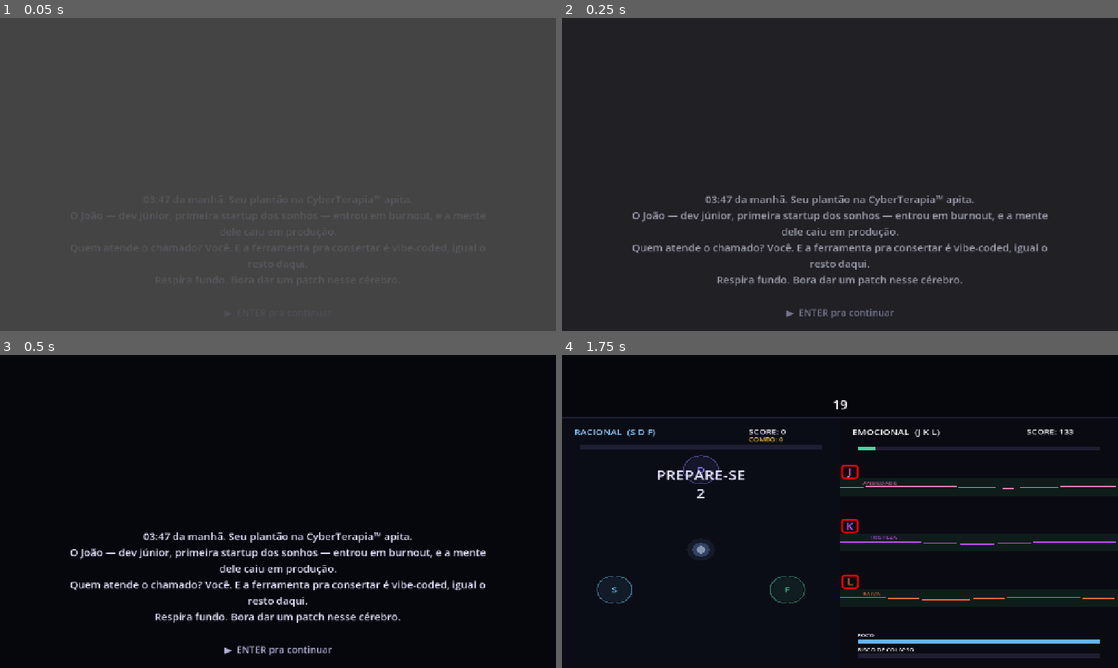
Above: before the commit, frames 1-4 (two rows, left to right).
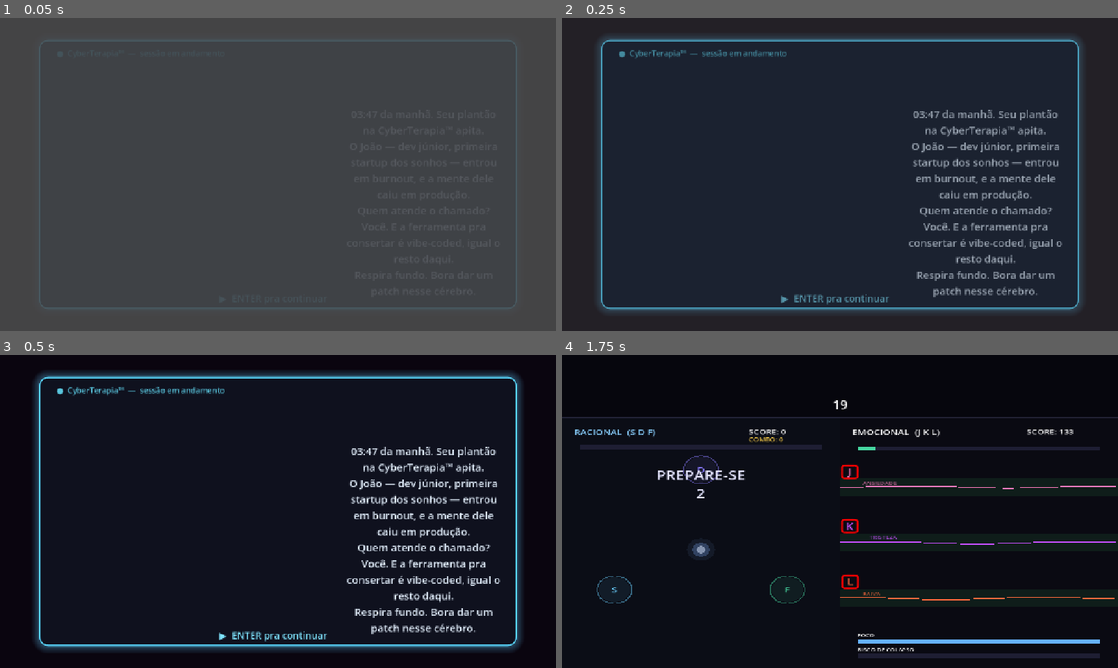
Above: after the commit, the same moments.

Repository: joaopedrogiancolidev/Gamejam42
Game: Godot game, scene res://scenes/Lore1.tscn
Same seed, same stepped clock (60 frames per second), same inputs: the game is played once before the commit and once after it. This scene is started directly instead of the project's main scene. Sound files missing from this copy of the repository are replaced by a short silence.
Inputs:
- Up to frame 1 (0.05 s): no input
- Up to frame 2 (0.25 s): no input
- Up to frame 3 (0.5 s): no input
- Up to frame 4 (1.75 s): tap Enter at 0.5 s; hold D 0.53-1.28 s; tap J at 0.6 s; tap Space at 0.77, 1.52 s; hold S from 1.28 s (still down); tap K at 1.35 s

The runs differ from the first frame. In frame 1, 1.2% of the frame differs, in the area x 7-93%, y 7-93%; in frame 2, 12%; in frame 3, 14%, in the area x 6-94%, y 5-96%; in frame 4, nothing differs.

Commit message:
🚧 wip testando lore

Diff:
--- a/scenes/CardLore.tscn
+++ b/scenes/CardLore.tscn
@@ -1,6 +1,20 @@
-[gd_scene load_steps=2 format=3]
+[gd_scene load_steps=3 format=3]
 
 [ext_resource type="Script" path="res://scripts/CardLore.gd" id="1_card"]
+
+[sub_resource type="StyleBoxFlat" id="StyleBoxFlat_tela"]
+bg_color = Color(0.05, 0.05, 0.1, 0.92)
+border_width_left = 3
+border_width_top = 3
+border_width_right = 3
+border_width_bottom = 3
+border_color = Color(0.35, 0.85, 1, 1)
+corner_radius_top_left = 20
+corner_radius_top_right = 20
+corner_radius_bottom_right = 20
+corner_radius_bottom_left = 20
+shadow_color = Color(0.4, 0.8, 1, 0.3)
+shadow_size = 18
 
 [node name="CardLore" type="Node2D"]
 script = ExtResource("1_card")
@@ -8,12 +22,29 @@
 [node name="Fundo" type="ColorRect" parent="."]
 offset_right = 1280.0
 offset_bottom = 720.0
-color = Color(0.0235, 0.0235, 0.051, 1)
+color = Color(0.04, 0.02, 0.06, 1)
+
+[node name="Monitor" type="Panel" parent="."]
+offset_left = 90.0
+offset_top = 50.0
+offset_right = 1190.0
+offset_bottom = 670.0
+theme_override_styles/panel = SubResource("StyleBoxFlat_tela")
+
+[node name="Header" type="Label" parent="."]
+offset_left = 130.0
+offset_top = 68.0
+offset_right = 1150.0
+offset_bottom = 96.0
+theme_override_colors/font_color = Color(0.4, 0.9, 1, 0.85)
+theme_override_font_sizes/font_size = 18
+text = "●  CyberTerapia™  —  sessão em andamento"
 
 [node name="Imagem" type="TextureRect" parent="."]
-offset_top = 40.0
-offset_right = 1280.0
-offset_bottom = 430.0
+offset_left = 150.0
+offset_top = 112.0
+offset_right = 1130.0
+offset_bottom = 400.0
 expand_mode = 1
 stretch_mode = 5
 
@@ -22,21 +53,22 @@
 offset_bottom = 720.0
 
 [node name="Texto" type="Label" parent="Conteudo"]
-offset_left = 160.0
-offset_top = 458.0
-offset_right = 1120.0
-offset_bottom = 610.0
-theme_override_colors/font_color = Color(0.9, 0.9, 1, 1)
-theme_override_font_sizes/font_size = 26
+offset_left = 150.0
+offset_top = 416.0
+offset_right = 1130.0
+offset_bottom = 606.0
+theme_override_colors/font_color = Color(0.9, 0.95, 1, 1)
+theme_override_font_sizes/font_size = 24
 text = "Texto da lore aqui..."
 horizontal_alignment = 1
 autowrap_mode = 3
 
 [node name="Continuar" type="Label" parent="Conteudo"]
-offset_top = 650.0
-offset_right = 1280.0
-offset_bottom = 690.0
-theme_override_colors/font_color = Color(0.7, 0.7, 0.85, 1)
+offset_left = 150.0
+offset_top = 616.0
+offset_right = 1130.0
+offset_bottom = 654.0
+theme_override_colors/font_color = Color(0.5, 0.9, 1, 1)
 theme_override_font_sizes/font_size = 22
 text = "▶  ENTER pra continuar"
 horizontal_alignment = 1
--- a/scenes/Lore1.tscn
+++ b/scenes/Lore1.tscn
@@ -1,50 +1,32 @@
-[gd_scene load_steps=2 format=3]
+[gd_scene format=3 uid="uid://bmomykciw7w5h"]
 
-[ext_resource type="Script" path="res://scripts/CardLore.gd" id="1_card"]
+[ext_resource type="PackedScene" path="res://scenes/CardLore.tscn" id="1_base"]
 
-[node name="Lore1" type="Node2D"]
-script = ExtResource("1_card")
+[node name="Lore1" unique_id=123050302 instance=ExtResource("1_base")]
 texto = "03:47 da manhã. Seu plantão na CyberTerapia™ apita.
 O João — dev júnior, primeira startup dos sonhos — entrou em burnout, e a mente dele caiu em produção.
 Quem atende o chamado? Você. E a ferramenta pra consertar é vibe-coded, igual o resto daqui.
 Respira fundo. Bora dar um patch nesse cérebro."
 proxima_cena = "res://scenes/Hub.tscn"
 
-[node name="Fundo" type="ColorRect" parent="."]
-offset_right = 1280.0
-offset_bottom = 720.0
-color = Color(0.0235, 0.0235, 0.051, 1)
+[node name="Conteudo" parent="." index="4"]
+layout_mode = 3
+anchors_preset = 0
+offset_left = -2.0
+offset_top = -43.0
+offset_right = 1278.0
+offset_bottom = 677.0
 
-[node name="Imagem" type="TextureRect" parent="."]
-offset_top = 40.0
-offset_right = 1280.0
-offset_bottom = 380.0
-expand_mode = 1
-stretch_mode = 5
+[node name="Texto" parent="Conteudo" index="0"]
+layout_mode = 0
+offset_left = 793.0
+offset_top = 247.0
+offset_right = 1162.0
+offset_bottom = 626.0
 
-[node name="Conteudo" type="Control" parent="."]
-offset_right = 1280.0
-offset_bottom = 720.0
-
-[node name="Texto" type="Label" parent="Conteudo"]
-offset_left = 140.0
-offset_top = 400.0
-offset_right = 1140.0
-offset_bottom = 650.0
-theme_override_colors/font_color = Color(0.9, 0.9, 1, 1)
-theme_override_font_sizes/font_size = 24
-text = "03:47 da manhã. Seu plantão na CyberTerapia™ apita.
-O João — dev júnior, primeira startup dos sonhos — entrou em burnout, e a mente dele caiu em produção.
-Quem atende o chamado? Você. E a ferramenta pra consertar é vibe-coded, igual o resto daqui.
-Respira fundo. Bora dar um patch nesse cérebro."
-horizontal_alignment = 1
-autowrap_mode = 3
-
-[node name="Continuar" type="Label" parent="Conteudo"]
-offset_top = 662.0
-offset_right = 1280.0
-offset_bottom = 700.0
-theme_override_colors/font_color = Color(0.7, 0.7, 0.85, 1)
-theme_override_font_sizes/font_size = 22
-text = "▶  ENTER pra continuar"
-horizontal_alignment = 1
+[node name="Continuar" parent="Conteudo" index="1"]
+layout_mode = 0
+offset_left = 141.0
+offset_top = 672.0
+offset_right = 1121.0
+offset_bottom = 710.0
--- a/scenes/Menu.tscn
+++ b/scenes/Menu.tscn
@@ -1,34 +1,37 @@
-[gd_scene load_steps=2 format=3]
-
-[ext_resource type="Script" path="res://scripts/Menu.gd" id="1_menu"]
-
-[node name="Menu" type="Node2D"]
+[gd_scene format=3 uid="uid://6wbb6halkm33"]
+
+[ext_resource type="Script" uid="uid://i4yp4akh874h" path="res://scripts/Menu.gd" id="1_menu"]
+
+[node name="Menu" type="Node2D" unique_id=920337749]
 script = ExtResource("1_menu")
 
-[node name="Fundo" type="ColorRect" parent="."]
+[node name="Fundo" type="ColorRect" parent="." unique_id=933018927]
 offset_right = 1280.0
 offset_bottom = 720.0
 color = Color(0.0235, 0.0235, 0.051, 1)
 
-[node name="Heads" type="TextureRect" parent="."]
+[node name="Heads" type="TextureRect" parent="." unique_id=44138340]
 modulate = Color(0.7, 0.8, 1, 0.4)
 offset_right = 1280.0
 offset_bottom = 720.0
 expand_mode = 1
 stretch_mode = 5
 
-[node name="Cerebro" type="TextureRect" parent="."]
+[node name="Cerebro" type="TextureRect" parent="." unique_id=1586909905]
 modulate = Color(1, 1, 1, 0.45)
 offset_right = 1280.0
 offset_bottom = 720.0
 expand_mode = 1
 stretch_mode = 6
 
-[node name="Conteudo" type="Control" parent="."]
-offset_right = 1280.0
-offset_bottom = 720.0
-
-[node name="Titulo" type="Label" parent="Conteudo"]
+[node name="Conteudo" type="Control" parent="." unique_id=1152340568]
+layout_mode = 3
+anchors_preset = 0
+offset_right = 1280.0
+offset_bottom = 720.0
+
+[node name="Titulo" type="Label" parent="Conteudo" unique_id=729010954]
+layout_mode = 0
 offset_top = 150.0
 offset_right = 1280.0
 offset_bottom = 240.0
@@ -37,7 +40,8 @@
 text = "CyberTerapia™"
 horizontal_alignment = 1
 
-[node name="Tagline" type="Label" parent="Conteudo"]
+[node name="Tagline" type="Label" parent="Conteudo" unique_id=1820122755]
+layout_mode = 0
 offset_top = 250.0
 offset_right = 1280.0
 offset_bottom = 284.0
@@ -46,7 +50,8 @@
 text = "by Sinapse.AI"
 horizontal_alignment = 1
 
-[node name="Subtagline" type="Label" parent="Conteudo"]
+[node name="Subtagline" type="Label" parent="Conteudo" unique_id=778171485]
+layout_mode = 0
 offset_top = 286.0
 offset_right = 1280.0
 offset_bottom = 314.0
@@ -55,17 +60,19 @@
 text = "beta (muito beta)"
 horizontal_alignment = 1
 
-[node name="Start" type="Label" parent="Conteudo"]
-offset_left = 50.0
-offset_top = 590.0
-offset_right = 560.0
-offset_bottom = 640.0
+[node name="Start" type="Label" parent="Conteudo" unique_id=6150558]
+layout_mode = 0
+offset_left = 39.0
+offset_top = 598.0
+offset_right = 549.0
+offset_bottom = 648.0
 theme_override_colors/font_color = Color(1, 1, 1, 1)
 theme_override_font_sizes/font_size = 32
 text = "▶  ENTER pra começar"
 vertical_alignment = 1
 
-[node name="Btn1" type="TextureRect" parent="Conteudo"]
+[node name="Btn1" type="TextureRect" parent="Conteudo" unique_id=757641690]
+layout_mode = 0
 offset_left = 50.0
 offset_top = 650.0
 offset_right = 92.0
@@ -73,7 +80,8 @@
 expand_mode = 1
 stretch_mode = 5
 
-[node name="ComoJogarHint" type="Label" parent="Conteudo"]
+[node name="ComoJogarHint" type="Label" parent="Conteudo" unique_id=71728543]
+layout_mode = 0
 offset_left = 100.0
 offset_top = 658.0
 offset_right = 420.0
@@ -83,17 +91,21 @@
 text = "Como jogar?"
 vertical_alignment = 1
 
-[node name="ComoJogarPainel" type="Control" parent="."]
+[node name="ComoJogarPainel" type="Control" parent="." unique_id=867031854]
 visible = false
-offset_right = 1280.0
-offset_bottom = 720.0
-
-[node name="Escurecer" type="ColorRect" parent="ComoJogarPainel"]
+layout_mode = 3
+anchors_preset = 0
+offset_right = 1280.0
+offset_bottom = 720.0
+
+[node name="Escurecer" type="ColorRect" parent="ComoJogarPainel" unique_id=2103012388]
+layout_mode = 0
 offset_right = 1280.0
 offset_bottom = 720.0
 color = Color(0, 0, 0, 0.85)
 
-[node name="Titulo2" type="Label" parent="ComoJogarPainel"]
+[node name="Titulo2" type="Label" parent="ComoJogarPainel" unique_id=653204979]
+layout_mode = 0
 offset_top = 140.0
 offset_right = 1280.0
 offset_bottom = 196.0
@@ -102,7 +114,8 @@
 text = "CO-OP LOCAL  ·  2 jogadores, 1 teclado"
 horizontal_alignment = 1
 
-[node name="RazaoLabel" type="Label" parent="ComoJogarPainel"]
+[node name="RazaoLabel" type="Label" parent="ComoJogarPainel" unique_id=476114000]
+layout_mode = 0
 offset_left = 210.0
 offset_top = 264.0
 offset_right = 444.0
@@ -113,7 +126,8 @@
 horizontal_alignment = 2
 vertical_alignment = 1
 
-[node name="BtnW" type="TextureRect" parent="ComoJogarPainel"]
+[node name="BtnW" type="TextureRect" parent="ComoJogarPainel" unique_id=479877725]
+layout_mode = 0
 offset_left = 462.0
 offset_top = 246.0
 offset_right = 542.0
@@ -121,7 +135,8 @@
 expand_mode = 1
 stretch_mode = 5
 
-[node name="BtnA" type="TextureRect" parent="ComoJogarPainel"]
+[node name="BtnA" type="TextureRect" parent="ComoJogarPainel" unique_id=903833882]
+layout_mode = 0
 offset_left = 554.0
 offset_top = 246.0
 offset_right = 634.0
@@ -129,7 +144,8 @@
 expand_mode = 1
 stretch_mode = 5
 
-[node name="BtnS" type="TextureRect" parent="ComoJogarPainel"]
+[node name="BtnS" type="TextureRect" parent="ComoJogarPainel" unique_id=1941584945]
+layout_mode = 0
 offset_left = 646.0
 offset_top = 246.0
 offset_right = 726.0
@@ -137,7 +153,8 @@
 expand_mode = 1
 stretch_mode = 5
 
-[node name="BtnD" type="TextureRect" parent="ComoJogarPainel"]
+[node name="BtnD" type="TextureRect" parent="ComoJogarPainel" unique_id=381266076]
+layout_mode = 0
 offset_left = 738.0
 offset_top = 246.0
 offset_right = 818.0
@@ -145,7 +162,8 @@
 expand_mode = 1
 stretch_mode = 5
 
-[node name="EmocaoLabel" type="Label" parent="ComoJogarPainel"]
+[node name="EmocaoLabel" type="Label" parent="ComoJogarPainel" unique_id=1965350960]
+layout_mode = 0
 offset_left = 210.0
 offset_top = 364.0
 offset_right = 444.0
@@ -156,7 +174,8 @@
 horizontal_alignment = 2
 vertical_alignment = 1
 
-[node name="BtnI" type="TextureRect" parent="ComoJogarPainel"]
+[node name="BtnI" type="TextureRect" parent="ComoJogarPainel" unique_id=55073376]
+layout_mode = 0
 offset_left = 462.0
 offset_top = 346.0
 offset_right = 542.0
@@ -164,7 +183,8 @@
 expand_mode = 1
 stretch_mode = 5
 
-[node name="BtnJ" type="TextureRect" parent="ComoJogarPainel"]
+[node name="BtnJ" type="TextureRect" parent="ComoJogarPainel" unique_id=413730291]
+layout_mode = 0
 offset_left = 554.0
 offset_top = 346.0
 offset_right = 634.0
@@ -172,7 +192,8 @@
 expand_mode = 1
 stretch_mode = 5
 
-[node name="BtnK" type="TextureRect" parent="ComoJogarPainel"]
+[node name="BtnK" type="TextureRect" parent="ComoJogarPainel" unique_id=1907897086]
+layout_mode = 0
 offset_left = 646.0
 offset_top = 346.0
 offset_right = 726.0
@@ -180,7 +201,8 @@
 expand_mode = 1
 stretch_mode = 5
 
-[node name="BtnL" type="TextureRect" parent="ComoJogarPainel"]
+[node name="BtnL" type="TextureRect" parent="ComoJogarPainel" unique_id=402245918]
+layout_mode = 0
 offset_left = 738.0
 offset_top = 346.0
 offset_right = 818.0
@@ -188,7 +210,8 @@
 expand_mode = 1
 stretch_mode = 5
 
-[node name="GlitchNote" type="Label" parent="ComoJogarPainel"]
+[node name="GlitchNote" type="Label" parent="ComoJogarPainel" unique_id=898380605]
+layout_mode = 0
 offset_left = 140.0
 offset_top = 470.0
 offset_right = 1140.0
@@ -199,7 +222,8 @@
 horizontal_alignment = 1
 autowrap_mode = 3
 
-[node name="CloseHint" type="Label" parent="ComoJogarPainel"]
+[node name="CloseHint" type="Label" parent="ComoJogarPainel" unique_id=389566482]
+layout_mode = 0
 offset_top = 556.0
 offset_right = 1280.0
 offset_bottom = 591.0
